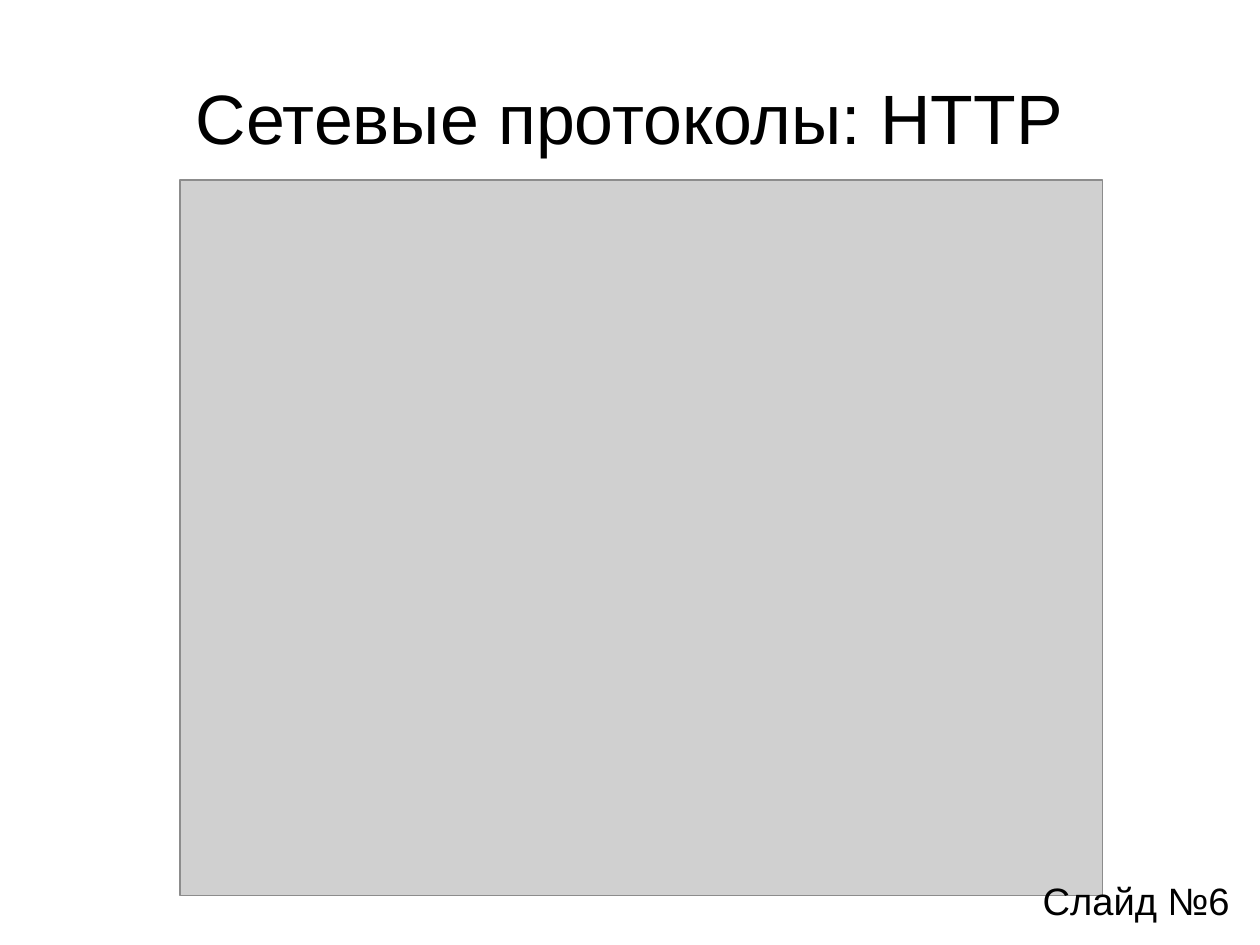
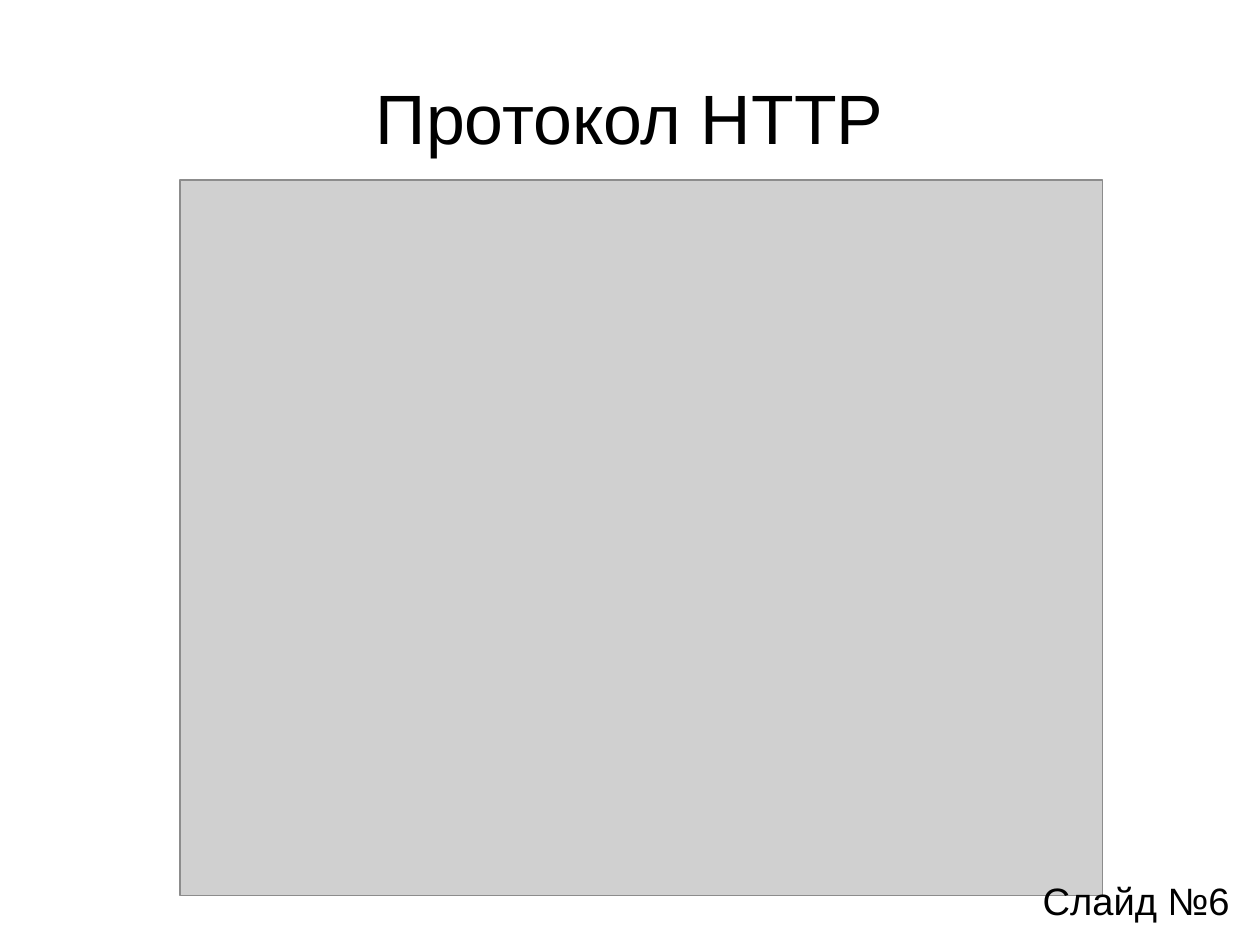
Before and after one commit to aeremenok/a-team-777, a slide deck: slide 6 of diploma/ssv/ssv-presentation.odp. Drawn at 1260x945 pixels with LibreOffice and Linux fonts; fonts in the diff are those of the drawing; grey boxes stand for pictures. Boxes give left, top, right and bottom in pixels: in the first picture for what was removed or moved away, otherwise in the second. Text is boxed around its words. In the diff, an @@ line names an element or a change of style, - is before the commit and + after.

```diff
--- a/diploma/ssv/ssv-presentation.odp
+++ b/diploma/ssv/ssv-presentation.odp
@@ title at [376,96,883,157]: text changed @@
-Сетевые протоколы: HTTP
+Протокол HTTP
```
Also in this commit, not shown: 7 other slides changed, 1 other file.
